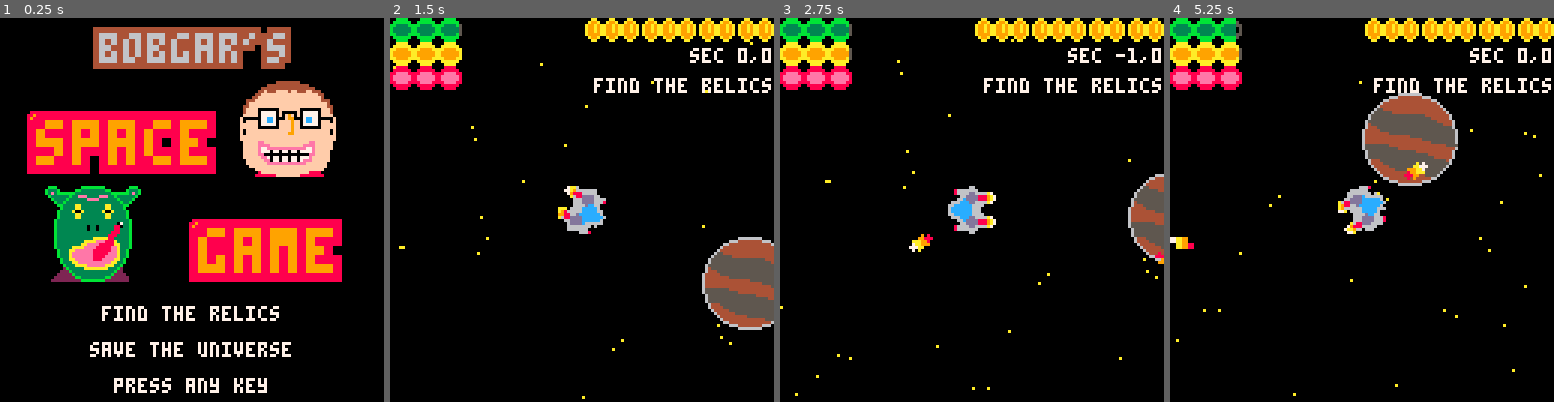
Above: before the commit, frames 1-4 (left to right).
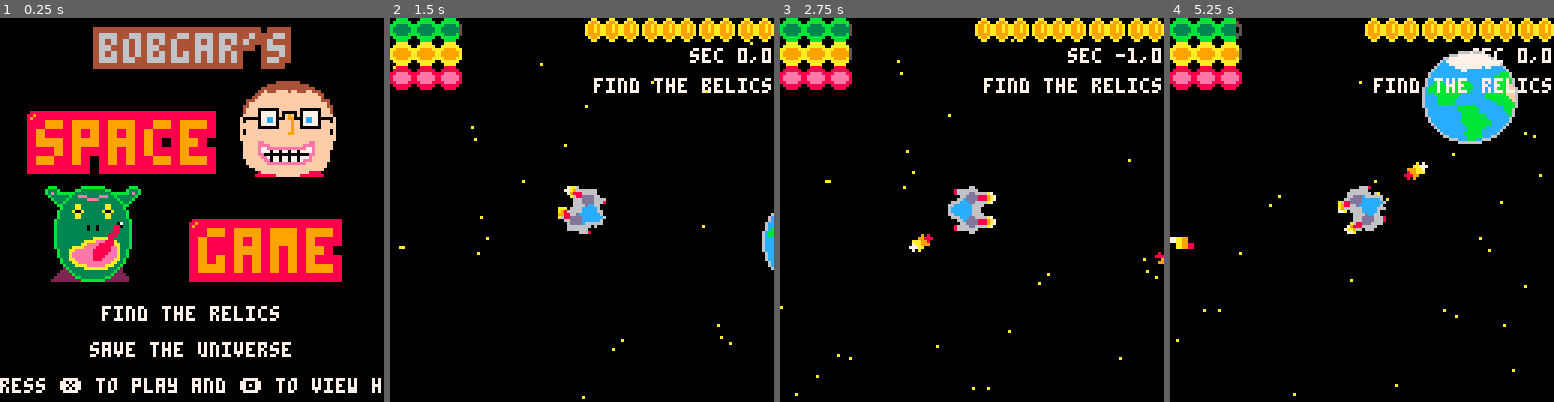
Above: after the commit, the same moments.

Repository: bobgar/pico-jam
Game: PICO-8 cartridge pico-jam.p8
Same seed, same stepped clock (60 frames per second), same inputs: the game is played once before the commit and once after it.
Inputs:
- Up to frame 1 (0.25 s): no input
- Up to frame 2 (1.5 s): tap X (X key) at 0.33, 1.07 s; tap O (Z key) at 0.7 s
- Up to frame 3 (2.75 s): hold Right 1.6-2.1 s; tap O (Z key) at 1.7, 2.1, 2.5 s; tap X (X key) at 1.85 s; hold Up 2.15-2.42 s; hold Right from 2.47 s (still down)
- Up to frame 4 (5.25 s): tap O (Z key) every 0.4 s from 2.9 to 4.9 s; tap X (X key) at 2.97, 4.08, 5.2 s; release Right at 3.03 s; hold Left 3.08-3.58 s; hold Down 3.63-3.97 s; hold Right 4.02-4.68 s; hold Up 4.73-5.03 s; hold Left from 5.08 s (still down)

The runs differ from the first frame. In frame 1, 1.5% of the frame differs, in the area x 0-100%, y 93-98%; in frame 2, 4.0%; in frame 3, 1.6%; in frame 4, 8.3%, in the area x 50-91%, y 8-44%.

Commit message:
Structure for help screen added.  Now need to add one or more help pages

Diff:
--- /dev/null
+++ b/helpscreen.lua
@@ -0,0 +1,11 @@
+function helpinit()
+    _update = helpupdate
+    _draw = helpdraw
+end
+
+function helpupdate()
+end
+
+function helpdraw()
+    cls()
+end
--- a/pico-jam.p8
+++ b/pico-jam.p8
@@ -8,6 +8,7 @@
 #include helpers.lua
 #include winscreen.lua
 #include gameoverscreen.lua
+#include helpscreen.lua
 __gfx__
 00000000000000666600000000000000000066666666000000000000000000000000666666660000000000000000000000006666666600000000000000000000
 000000000000066cc66000000000000006667777777766600000000000000000066644444444666000000000000000000666dddddddd66600000000000000000
--- a/splashscreen.lua
+++ b/splashscreen.lua
@@ -4,11 +4,13 @@
 end
 
 function splashscreenupdate()
-    if btnp(🅾️) or btnp(❎) then
+    if btnp(❎) then
         _update = updatespace
         _draw = drawspace
         spaceinit()
         sfx(15)
+    elseif btnp(🅾️) then
+        helpinit()
     end
 end
 
@@ -23,7 +25,7 @@
     color(7)
     printcentered("find the relics", 96)
     printcentered("save the universe", 108)
-    printcentered("press any key", 120)
+    printcentered("press ❎ to play and 🅾️ to view help", 120)
 end
 
 function _init()
